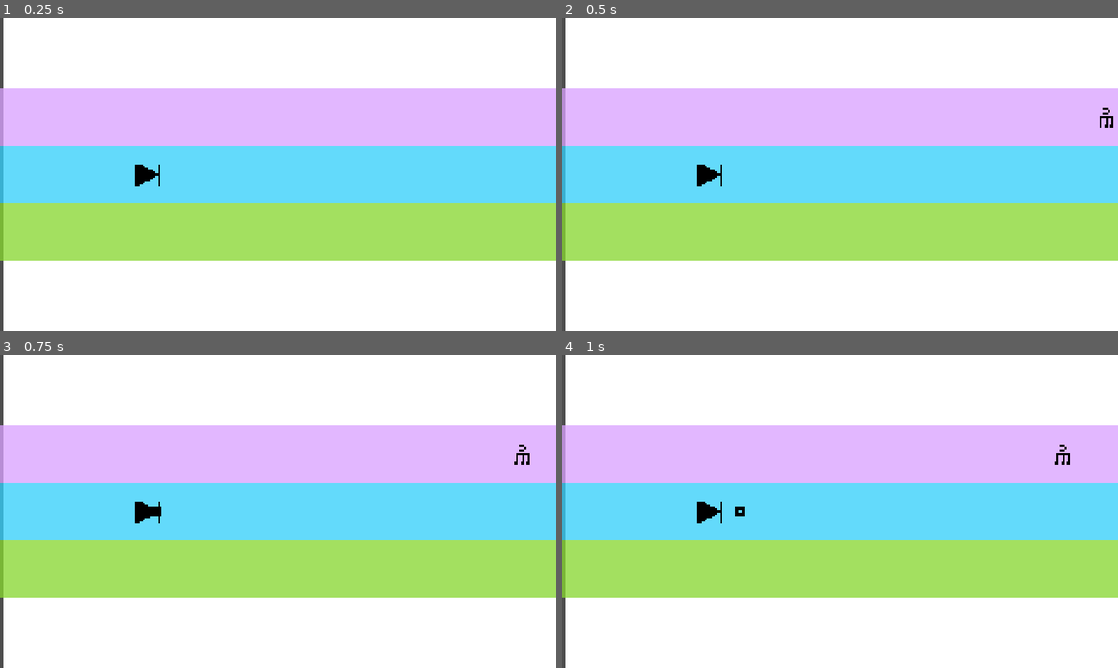
Above: before the commit, frames 1-4 (two rows, left to right).
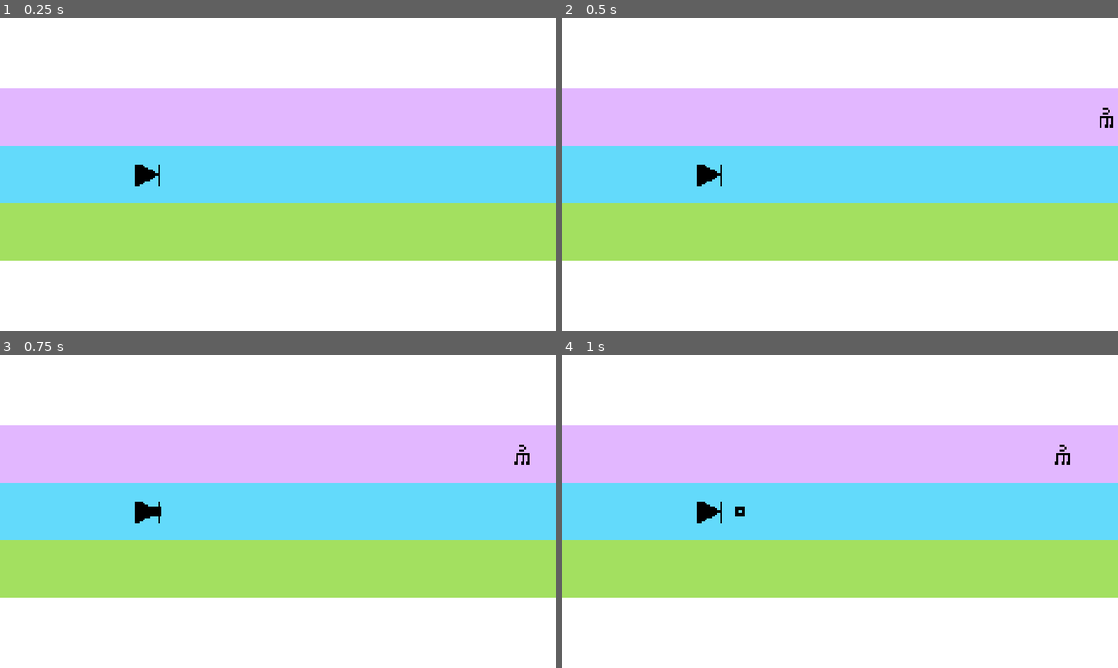
Above: after the commit, the same moments.

Repository: chorwat2137/haven-2026
Game: Godot game, scene res://scenes/main.tscn
The game is run twice, just before and just after one commit, with the same random seed, the same clock (stepped at 60 frames per second) and the same inputs.
Inputs:
- Up to frame 1 (0.25 s): no input
- Up to frame 2 (0.5 s): no input
- Up to frame 3 (0.75 s): tap Enter (ui_accept) at 0.5 s; hold Right (ui_right) from 0.53 s (still down); tap Space (shoot) at 0.6 s
- Up to frame 4 (1 s): keep holding Right (ui_right); tap Enter (ui_accept) at 0.77 s

The runs differ from the first frame. In frame 1, 0.6% of the frame differs, in the area x 0-1%, y 0-100%; in frame 2, 0.6%; in frame 3, 0.6%; in frame 4, 0.6%.

Commit message:
Automatic sync

Diff:
--- a/scenes/main.tscn
+++ b/scenes/main.tscn
@@ -47,7 +47,6 @@
 
 [node name="Spectrum" parent="Player/Camera2D2" unique_id=137574055 instance=ExtResource("3_sugp2")]
 z_index = -1
-offset_left = -951.0
-offset_top = -529.0
-offset_right = -911.0
-offset_bottom = -489.0
+offset_left = -960.0
+offset_right = -920.0
+offset_bottom = 40.0
